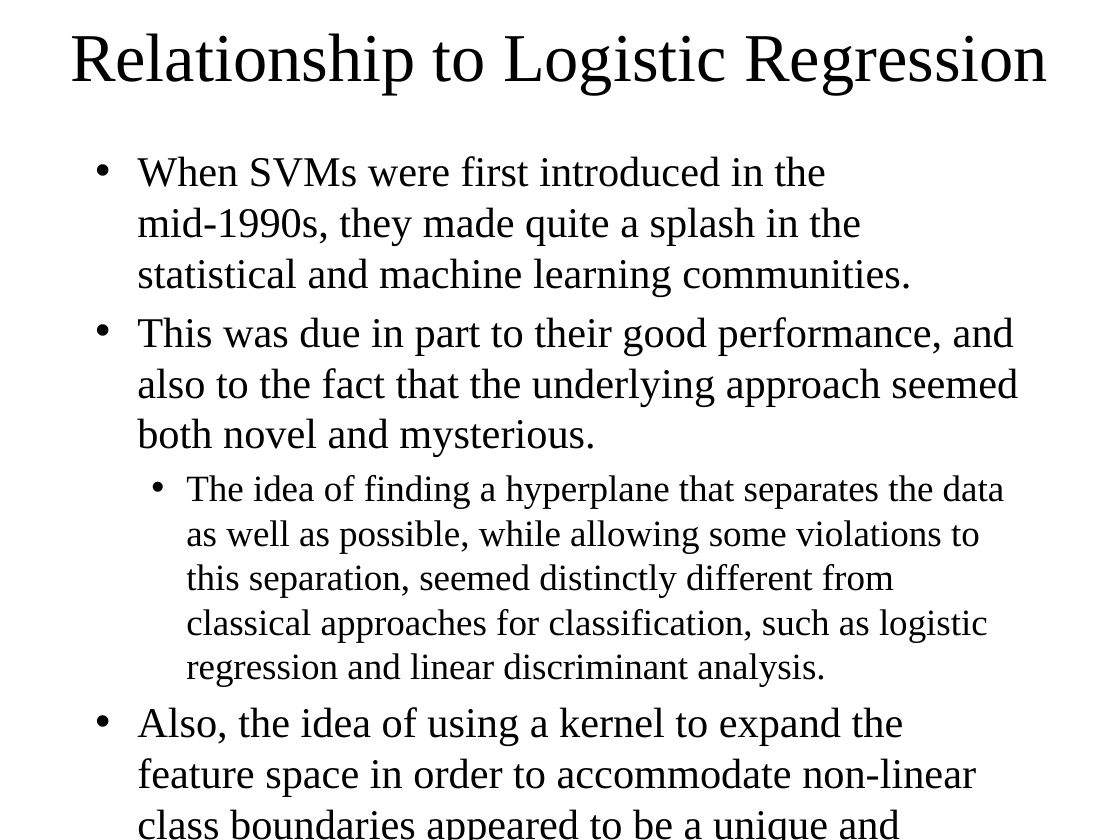
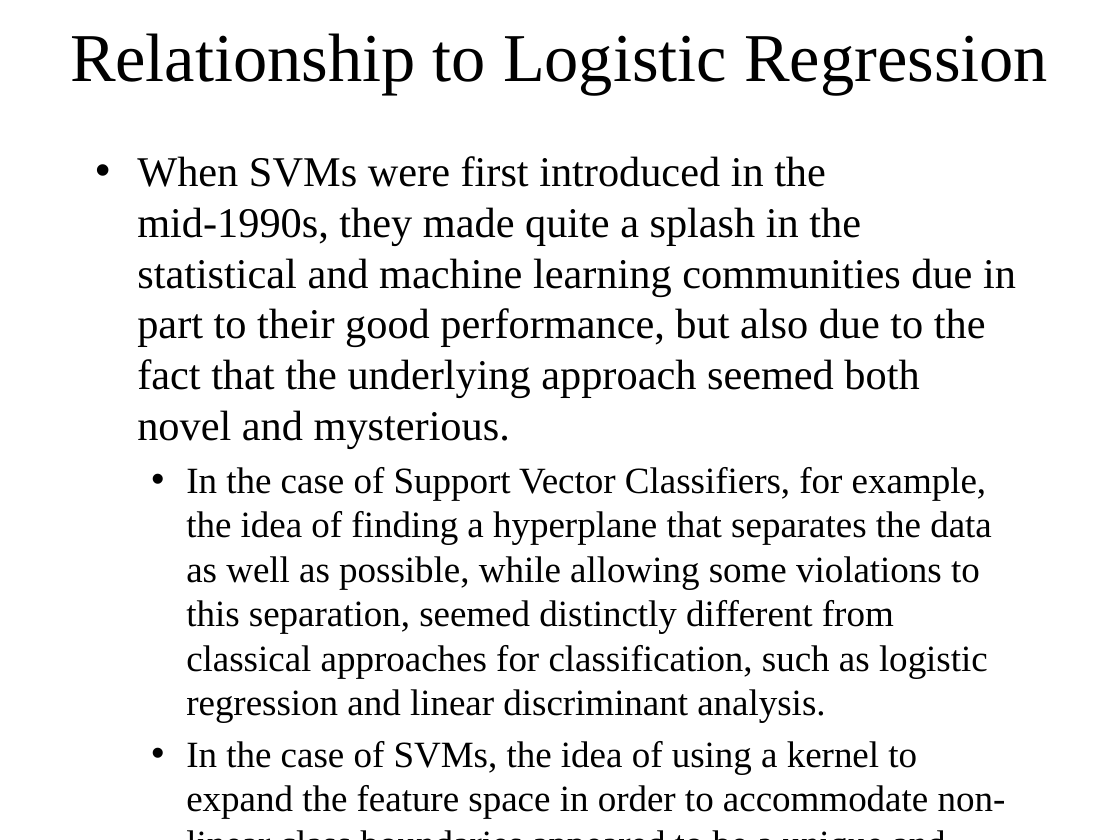
Before and after one commit to WilliamandMary-BUAD5082-Spring2017/Classes-15-to-18-Support-Vector-Machines, a slide deck: slide 25 of SupportVectorMachines.pptx. Drawn at 1120x840 pixels with LibreOffice and Linux fonts; fonts in the diff are those of the drawing. Boxes give left, top, right and bottom in pixels: in the first picture for what was removed or moved away, otherwise in the second. Text is boxed around its words. In the diff, an @@ line names an element or a change of style, - is before the commit and + after.

```diff
--- a/SupportVectorMachines.pptx
+++ b/SupportVectorMachines.pptx
@@ text at <box>137,156,1016,819</box>: text changed; size 27.2 to 23.8 pt @@
-• When SVMs were first introduced in the mid-1990s, they made quite a splash in the statistical and machine learning communities.
-• This was due in part to their good performance, and also to the fact that the underlying approach seemed both novel and mysterious.
-  • The idea of finding a hyperplane that separates the data as well as possible, while allowing some violations to this separation, seemed distinctly different from classical approaches for classification, such as logistic regression and linear discriminant analysis.
-• Also, the idea of using a kernel to expand the feature space in order to accommodate non-linear class boundaries appeared to be a unique and valuable characteristic.
+• When SVMs were first introduced in the mid-1990s, they made quite a splash in the statistical and machine learning communities due in part to their good performance, but also due to the fact that the underlying approach seemed both novel and mysterious.
+  • In the case of Support Vector Classifiers, for example, the idea of finding a hyperplane that separates the data as well as possible, while allowing some violations to this separation, seemed distinctly different from classical approaches for classification, such as logistic regression and linear discriminant analysis.
+  • In the case of SVMs, the idea of using a kernel to expand the feature space in order to accommodate non-linear class boundaries appeared to be a unique and valuable characteristic.
```
Also in this commit, not shown: 2 other slides changed.
